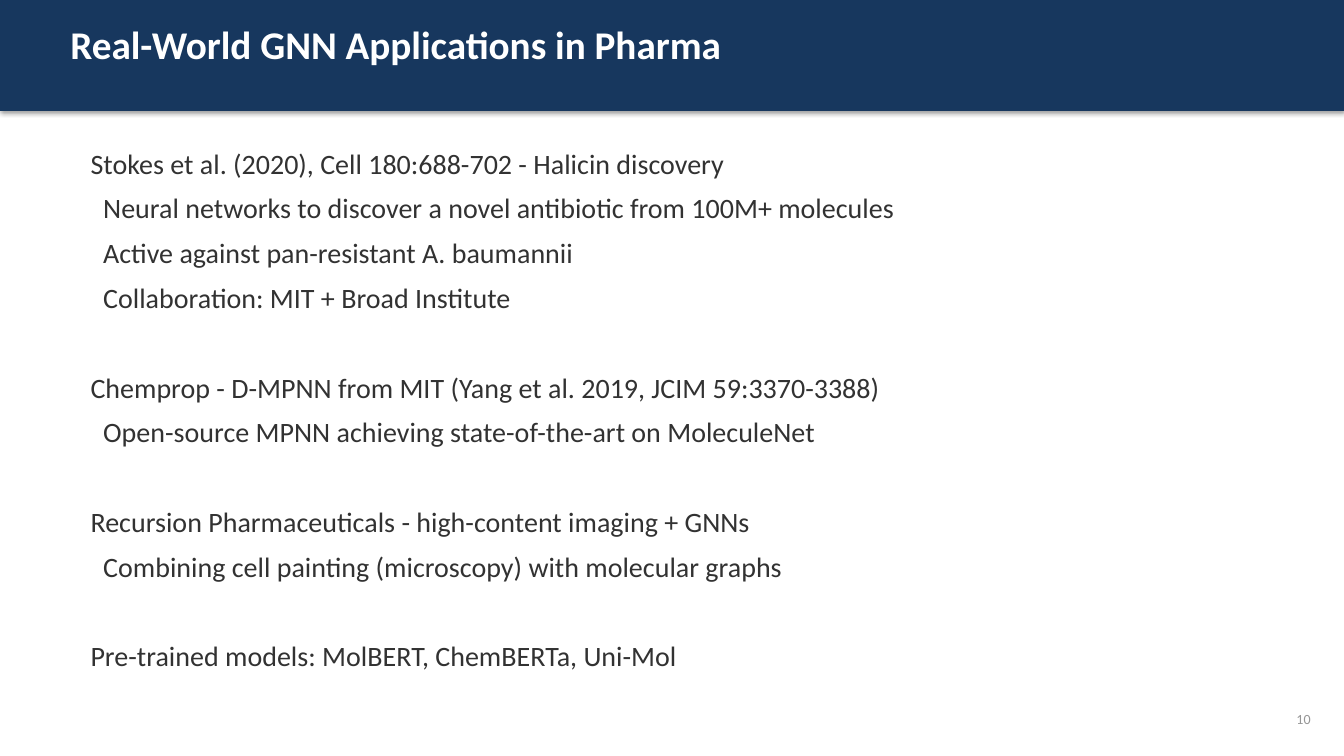
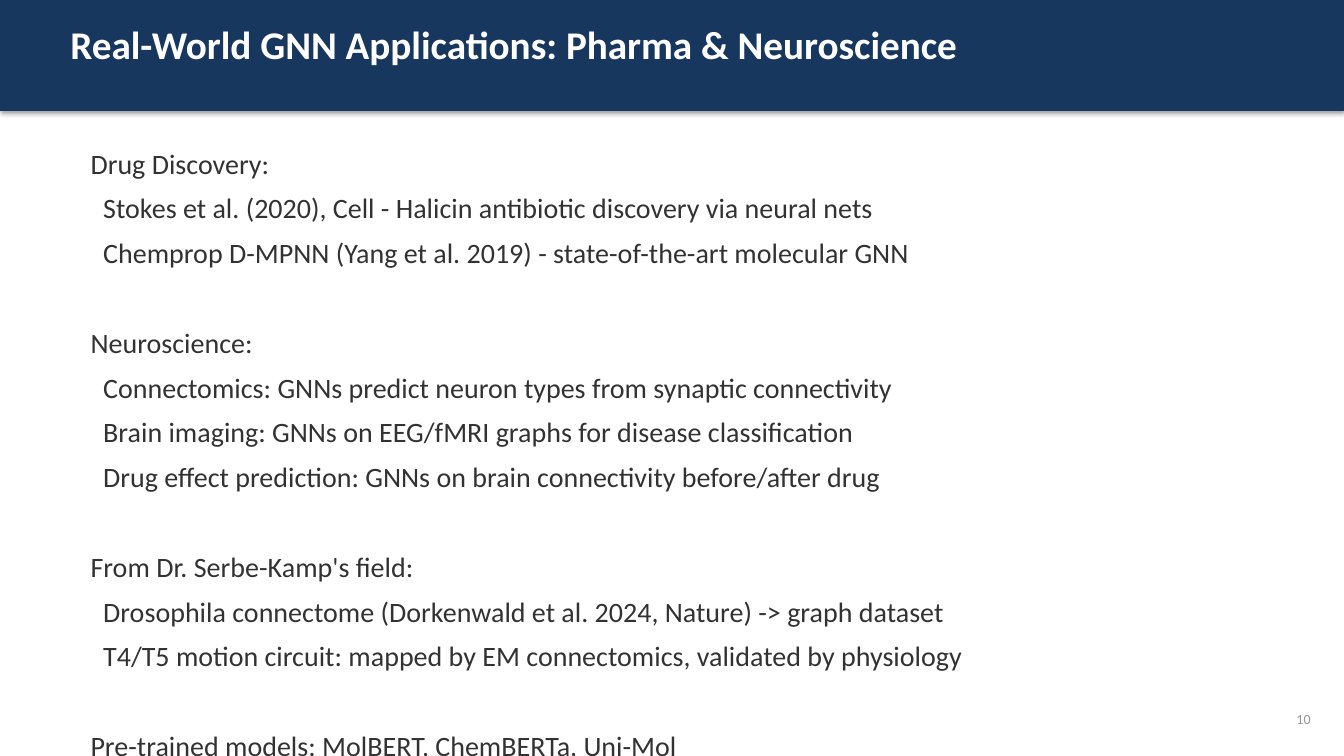
Before and after one commit to officialprateekmethwani-coder/AI-Drug-Discovery, a slide deck: slide 8 of week4_deep_learning_gnn/slides.pptx. Drawn at 1344x756 pixels with LibreOffice and Linux fonts; fonts in the diff are those of the drawing. Boxes give left, top, right and bottom in pixels: in the first picture for what was removed or moved away, otherwise in the second. Text is boxed around its words. In the diff, an @@ line names an element or a change of style, - is before the commit and + after.

```diff
--- a/week4_deep_learning_gnn/slides.pptx
+++ b/week4_deep_learning_gnn/slides.pptx
@@ text at [70,31,957,65]: text changed @@
-Real-World GNN Applications in Pharma
+Real-World GNN Applications: Pharma & Neuroscience
@@ text at [91,154,962,671]: text changed @@
-Stokes et al. (2020), Cell 180:688-702 - Halicin discovery
-Neural networks to discover a novel antibiotic from 100M+ molecules
-Active against pan-resistant A. baumannii
-Collaboration: MIT + Broad Institute
-Chemprop - D-MPNN from MIT (Yang et al. 2019, JCIM 59:3370-3388)
-Open-source MPNN achieving state-of-the-art on MoleculeNet
-Recursion Pharmaceuticals - high-content imaging + GNNs
-Combining cell painting (microscopy) with molecular graphs
+Drug Discovery:
+Stokes et al. (2020), Cell - Halicin antibiotic discovery via neural nets
+Chemprop D-MPNN (Yang et al. 2019) - state-of-the-art molecular GNN
+Neuroscience:
+Connectomics: GNNs predict neuron types from synaptic connectivity
+Brain imaging: GNNs on EEG/fMRI graphs for disease classification
+Drug effect prediction: GNNs on brain connectivity before/after drug
+From Dr. Serbe-Kamp's field:
+Drosophila connectome (Dorkenwald et al. 2024, Nature) -> graph dataset
+T4/T5 motion circuit: mapped by EM connectomics, validated by physiology
```
Also in this commit, not shown: 2 other slides changed, 4 other files.
